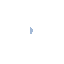
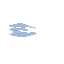
Revision of a layered 64×64 image; what changed, layer by layer:
painted on "Layer 1" over [7, 23, 37, 37]
